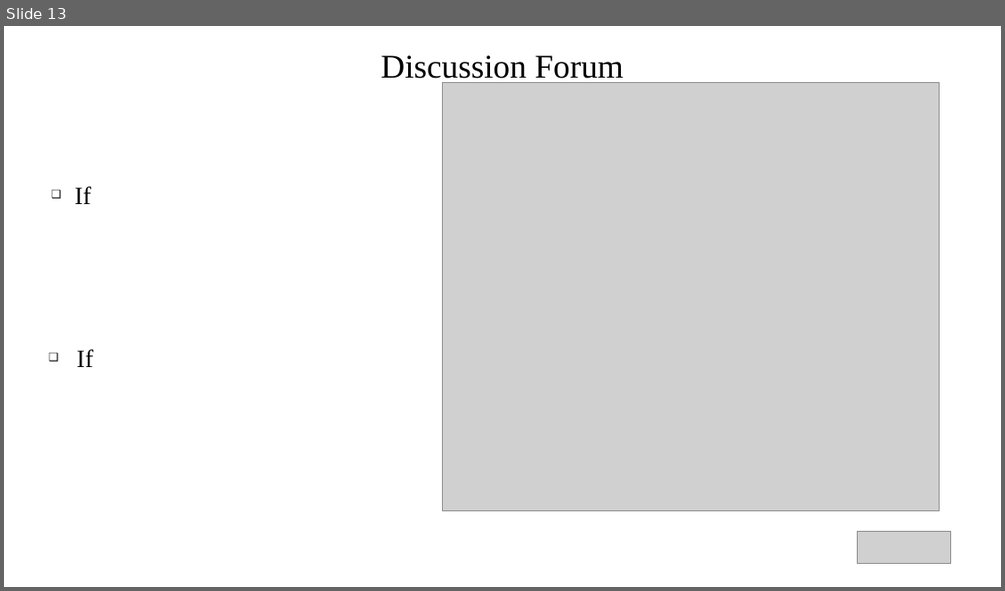
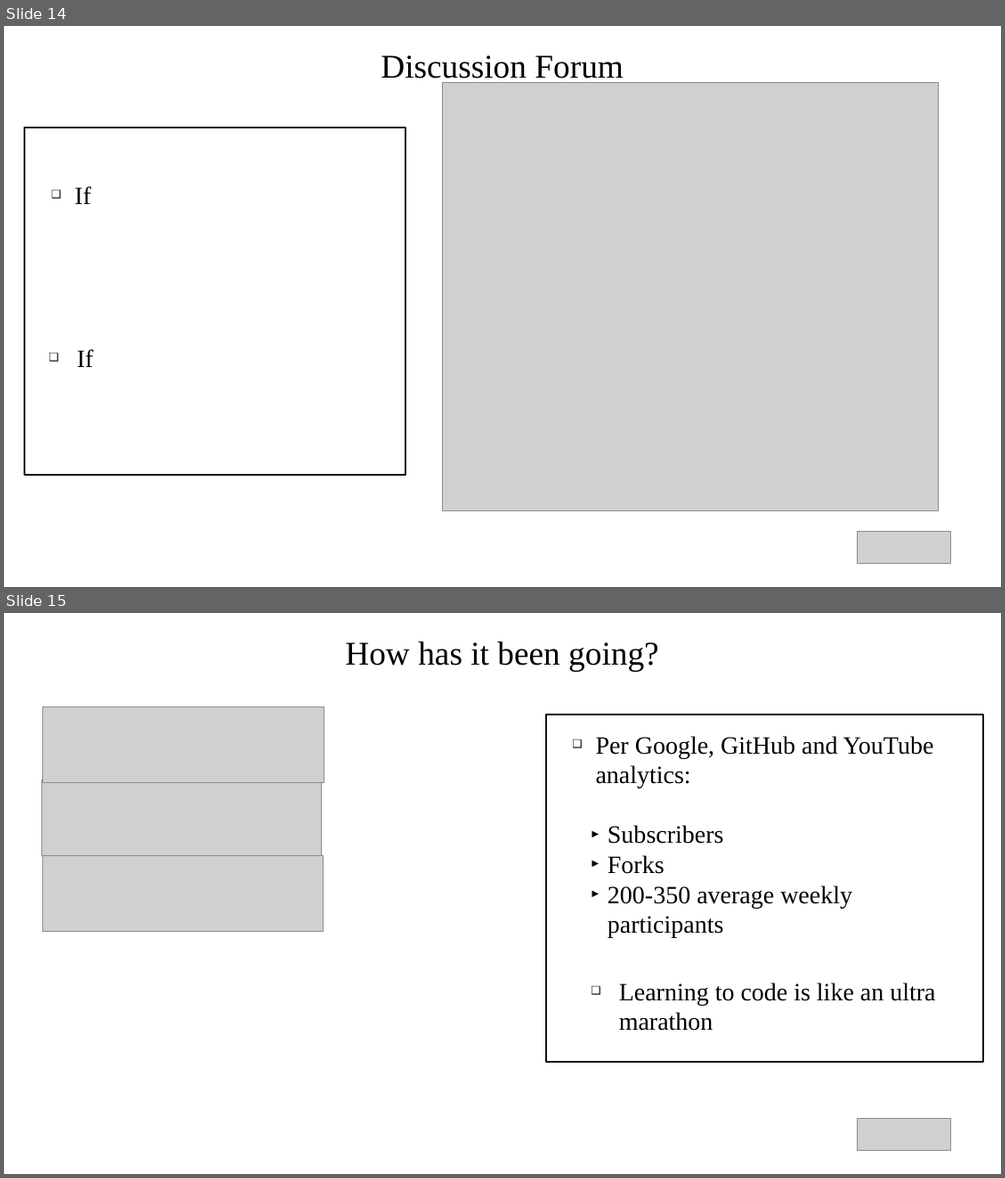
Before and after one commit to DavidRach/CytometryIn_Bioc2026, a slide deck: DavidRach_CytometryInR_BioC2026.pptx. Shown one above the other, each under a label of ours: slide 13 before the commit, slides 14 and 15 after it. The pictures are 1005x591 and 1005x1178 pixels, drawn with LibreOffice and Linux fonts; fonts in the diff are those of the drawing; grey boxes stand for pictures. Boxes give left, top, right and bottom in pixels: in the first picture for what was removed or moved away, otherwise in the second. Text is boxed around its words. In the diff, an @@ line names an element or a change of style, - is before the commit and + after.

```diff
--- a/DavidRach_CytometryInR_BioC2026.pptx
+++ b/DavidRach_CytometryInR_BioC2026.pptx
@@ slide 15 added at bbox=[4, 613, 1001, 1174], background #FFFFFF @@
@@ title added at bbox=[345, 641, 659, 672], 32 pt, text #000000 @@
+How has it been going?
@@ picture added at bbox=[43, 706, 324, 782] @@
@@ rectangle added at bbox=[546, 714, 983, 1062], fill #FFFFFF, outline #111111 1.45 pt @@
@@ text added at bbox=[596, 736, 934, 938], 24 pt, text #000000 @@
+❑ Per Google, GitHub and YouTube analytics:
+  ► Subscribers
+  ► Forks
+  ► 200-350 average weekly participants
@@ picture added at bbox=[41, 779, 321, 855] @@
@@ picture added at bbox=[43, 855, 323, 931] @@
@@ text added at bbox=[619, 982, 935, 1030], 24 pt, text #000000 @@
+❑ Learning to code is like an ultra marathon
@@ picture added at bbox=[858, 1118, 951, 1151] @@
@@ what was slide 13 is now slide 14 @@
@@ slide 14 changed as well @@
@@ rectangle added at bbox=[25, 127, 405, 475], fill #FFFFFF, outline #111111 1.45 pt @@
```
Also in this commit, not shown: 9 other slides changed, 10 other slides added, 10 slides removed, 1 other file.
